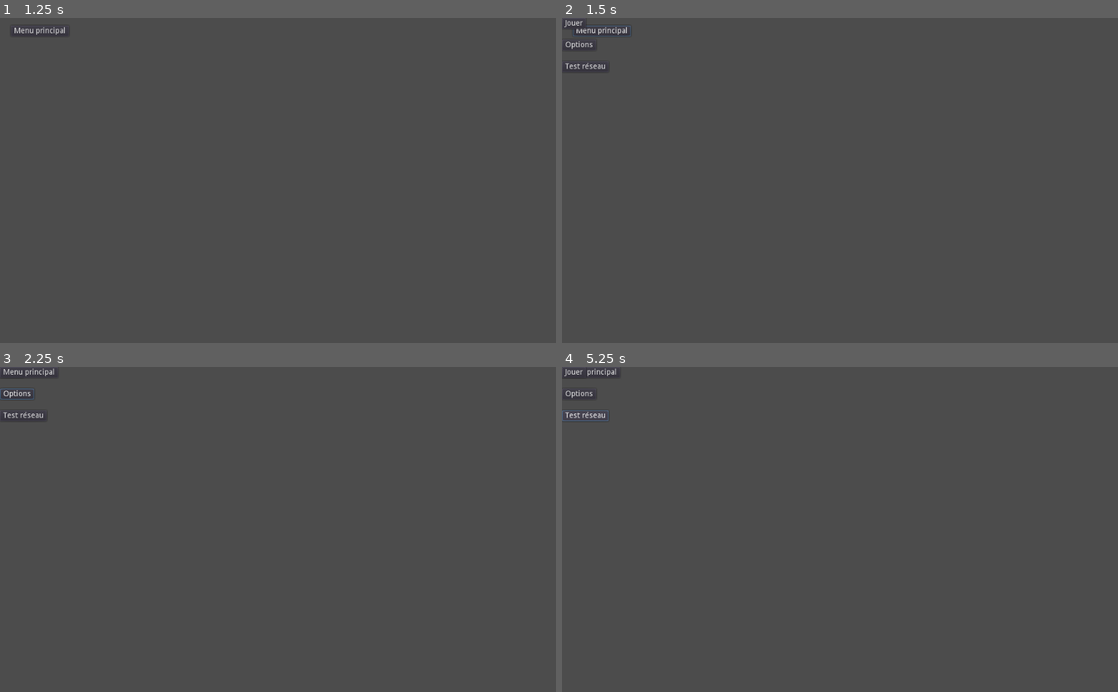
Above: before the commit, frames 1-4 (two rows, left to right).
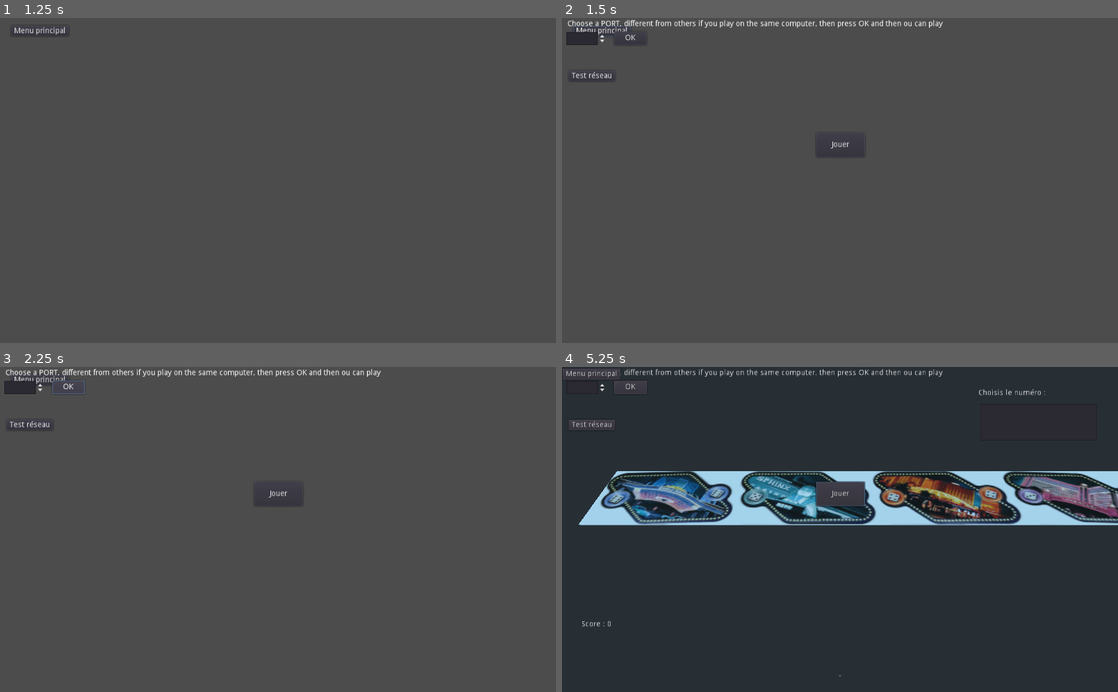
Above: after the commit, the same moments.

Repository: AchilleBaucher/las_vegas
Game: Godot game, scene res://ControlSplash.tscn
The game is run twice, just before and just after one commit, with the same random seed, the same clock (stepped at 60 frames per second) and the same inputs. The engine's default icon, where the game draws it, is replaced by a stand-in: a white triangle on a blue panel in a dark square.
Inputs:
- Up to frame 1 (1.25 s): tap Enter at 0.5 s; hold E (cam_dezoom) from 0.53 s (still down)
- Up to frame 2 (1.5 s): release E (cam_dezoom) at 1.25 s; click "Menu principal" at 1.25 s
- Up to frame 3 (2.25 s): click "Options" (after the commit: "OK") at 2 s
- Up to frame 4 (5.25 s): click "Options" (after the commit: "OK") at 2.75 s; click "Test réseau" at 3.5 s; click "Jouer" at 4.25 s; click "Test réseau" at 5 s

Frame 1 is identical in both runs. In frame 2, 1.0% of the frame differs, in the area x 0-69%, y 0-41%; in frame 3, 1.1%; in frame 4, 98%, in the area x 0-100%, y 0-100%.
Error in both runs: Invalid get index '2' (on base: 'Array'). (res://ControlSplash.gd:15)

Commit message:
Choisir le port avant de jouer

Diff:
--- a/ControlGame.gd
+++ b/ControlGame.gd
@@ -21,7 +21,7 @@
 			SpatialNode.add_billet_cas(int(mess[1]),int(mess[2])-1)
 
 		'T': # A mon tour, je lance les dés
-			var des =lancer_des()
+			lancer_des()
 			get_tree().get_root().get_node("ControlGame").get_node("ItemList").clear()
 
 		'D': #Ajouter des dés à un casino
@@ -61,9 +61,8 @@
 	var nb_d = SpatialNode.des_joueur.size()
 
 #	print("Tirer %d dés"%nb_d)
-	for i in range(nb_d):
+	for _i in range(nb_d):
 		des[randi()%6] += 1
-	var imax = 0
 
 	var non_nuls =[]
 	for i in range(des.size()):
@@ -78,7 +77,7 @@
 	SpatialNode.remove_des(des,de_choisi)
 	global.controlMenuNode.socket.put_packet(("P %d %d %d"%[id,des[de_choisi],de_choisi]).to_ascii())
 
-func createTile(x,y,tilenum):
+func createTile(x,y):
 	# Create a new tile instance
 	var mi=MeshInstance.new()
 	# and translate it to its final position
@@ -100,7 +99,7 @@
 	$Spatial.add_child(mi)
 	return mi
 
-func createExplorer(x,y,num):
+func createExplorer(x,y):
 	# Create a new tile instance
 	var mi=MeshInstance.new()
 	# and translate it to its final position
--- a/ControlMenu.gd
+++ b/ControlMenu.gd
@@ -2,22 +2,21 @@
 
 var networkThread
 var socket
+var PORT = 4000
 
 # Called when the node enters the scene tree for the first time.
 func _ready():
-	createNetworkThread()
 	pass
 
 func createNetworkThread():
 	networkThread=Thread.new()
 	networkThread.start(self, "_thread_network_function", "networkThread")
 
-func _thread_network_function(userdata):
+func _thread_network_function(_userdata):
 	var done=false
 	socket = PacketPeerUDP.new()
-	var PORT = 4000 + 2
 	if (socket.listen(PORT,global.ipAddress) != OK):
-		print("An error occurred listening on port 4000")
+		print("An error occurred listening on port %d"%PORT)
 		done = true;
 	else:
 		print("Listening on port %d on "%PORT+global.ipAddress)
@@ -33,6 +32,7 @@
 #	pass
 
 func _on_ButtonJouer_pressed():
+
 	var root=get_tree().get_root()
 	var myself=root.get_child(1)
 	print (root,myself)
@@ -44,11 +44,16 @@
 	socket.put_packet(connectMessage.to_ascii())
 
 func _on_ButtonOptions_pressed():
-	var root=get_tree().get_root()
-	var myself=root.get_child(1)
-	print (root,myself)
-	root.remove_child(myself)
-	root.add_child(global.controlOptionsNode)
+	var le = get_tree().get_root().get_node("ControlMenu").get_node("PortNumber").get_line_edit()
+	PORT = int(le.text)
+	createNetworkThread()
+
+#	var rootc=get_tree().get_root().get_node("ControlMenu")
+#	rootc.get_node("PortNumber").set_disable_input(true)
+#	rootc.get_node("ButtonOption").set_disable_input(true)
+#	rootc.get_node("ButtonTestReseau").set_disable_input(false)
+#	rootc.get_node("ButtonJouer").disable = false
+
 
 func _on_ButtonTestReseau_pressed():
 	print ("sending UDP test data to "+global.ipAddress+" port 4242")
--- a/ControlMenu.tscn
+++ b/ControlMenu.tscn
@@ -5,36 +5,67 @@
 [node name="ControlMenu" type="Control"]
 anchor_right = 1.0
 anchor_bottom = 1.0
+margin_left = 1.0
+margin_top = -4.0
+margin_right = 1.0
+margin_bottom = -4.0
 script = ExtResource( 1 )
 __meta__ = {
 "_edit_use_anchors_": false
 }
 
 [node name="ButtonJouer" type="Button" parent="."]
-margin_right = 12.0
-margin_bottom = 20.0
+margin_left = 467.0
+margin_top = 216.0
+margin_right = 557.0
+margin_bottom = 261.0
 text = "Jouer"
 __meta__ = {
 "_edit_use_anchors_": false
 }
 
-[node name="ButtonOptions" type="Button" parent="."]
-margin_top = 40.0
-margin_right = 12.0
-margin_bottom = 60.0
-text = "Options"
+[node name="ButtonGo" type="Button" parent="."]
+margin_left = 95.0
+margin_top = 29.0
+margin_right = 155.0
+margin_bottom = 54.0
+text = "OK"
 __meta__ = {
 "_edit_use_anchors_": false
 }
 
 [node name="ButtonTestReseau" type="Button" parent="."]
-margin_top = 80.0
-margin_right = 86.0
-margin_bottom = 100.0
+margin_left = 11.0
+margin_top = 101.0
+margin_right = 97.0
+margin_bottom = 121.0
 text = "Test réseau"
 __meta__ = {
 "_edit_use_anchors_": false
 }
+
+[node name="PortNumber" type="SpinBox" parent="."]
+margin_left = 7.0
+margin_top = 30.0
+margin_right = 81.0
+margin_bottom = 54.0
+min_value = 4000.0
+max_value = 4010.0
+value = 4000.0
+__meta__ = {
+"_edit_use_anchors_": false,
+"_editor_description_": ""
+}
+
+[node name="ChoosePort" type="Label" parent="."]
+margin_left = 9.0
+margin_top = 8.0
+margin_right = 479.0
+margin_bottom = 30.0
+text = "Choose a PORT, different from others if you play on the same computer, then press OK and then ou can play"
+__meta__ = {
+"_edit_use_anchors_": false
+}
 [connection signal="pressed" from="ButtonJouer" to="." method="_on_ButtonJouer_pressed"]
-[connection signal="pressed" from="ButtonOptions" to="." method="_on_ButtonOptions_pressed"]
+[connection signal="pressed" from="ButtonGo" to="." method="_on_ButtonOptions_pressed"]
 [connection signal="pressed" from="ButtonTestReseau" to="." method="_on_ButtonTestReseau_pressed"]
--- a/Spatial.gd
+++ b/Spatial.gd
@@ -183,7 +183,7 @@
 
 # Ajouter un nombre de dés des d'un joueur joueur au casino casino
 func add_des_cas(joueur, des, casino):
-	for d in range(des):
+	for _d in range(des):
 #		print("Ajouter %d dés au casino %d pour le joueur %d"%[des,casino,joueur])
 		var posx = 1-des_casinos[casino].size()*1.2
 		var posy = 1
@@ -216,7 +216,7 @@
 	var to_erase = []
 	var cpt = 0
 	for i in range(des.size()):
-		for j in range(des[i]):
+		for _j in range(des[i]):
 			if i == nombre:
 				to_erase.append(des_joueur[cpt])
 			cpt+=1
Not shown, changed: ex2_udpserver/udpserver2.c
Not shown, added: las_vegas.x86_64
